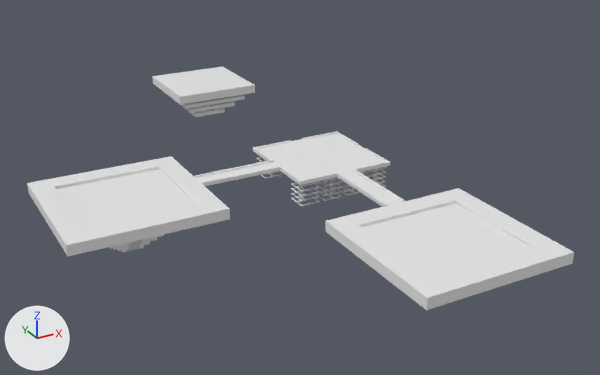
A saved change to the glTF model models/islands/islands.glb.
Both versions are drawn from a camera (50 mm lens) standing at (-77.8, -93.2, 60.7) and looking at (-4.9, 39.3, -5.6). Arrows for +X, +Y and +Z are at lower left; the lights stay in place. Where no turn or scale is listed for an object, it has been applied to the vertices.

Before the edit, the objects in view are built like this:
```python
me_cube_001 = bpy.data.meshes.new('Cube.001')
me_cube_001.from_pydata(...)  # 116 vertices, 212 faces; spans x -14.0..14.0, y -14.0..14.0, z -10.0..0.0
me_cube_001.materials.append(mat_islands)  # white #e7e7e7
me_cube_005 = bpy.data.meshes.new('Cube.005')
me_cube_005.from_pydata(...)  # 116 vertices, 212 faces; spans x -14.0..14.0, y -14.0..14.0, z -10.0..0.0
me_cube_005.materials.append(mat_islands)  # white #e7e7e7
me_plane_002 = bpy.data.meshes.new('Plane.002')
me_plane_002.from_pydata(...)  # 5480 vertices, 11180 faces; spans x -4.5..14.5, y -4.5..14.6, z -4.1..0.1
me_plane_002.materials.append(mat_meta_puzzle)  # white #e7e7e7
ob_island_1 = bpy.data.objects.new('Island 1', me_cube_001)
ob_island_1.location = (0.0, 0.0, 0.0)
ob_island_2 = bpy.data.objects.new('Island 2', me_cube_005)
ob_island_2.location = (-40.0, 40.0, 0.0)
ob_under_shape = bpy.data.objects.new('Under Shape', me_plane_002)
ob_under_shape.location = (-5.0, 35.0, -1.0)
# also in view: 'Platform 1' at (0.0, 40.0, -0.1); 'Bridge 1' at (0.0, 22.0, -0.1); 'Bridge 2' at (-18.0, 40.0, -0.1); 'Island 3' at (0.0, 100.0, -4.0)
```
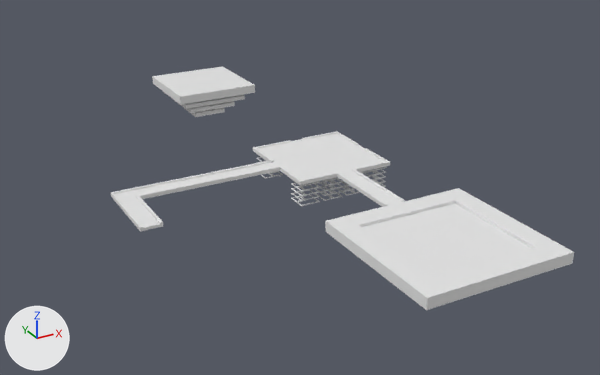
Scene script edits in JSON lines:
```json
{"op": "add", "block": "me_cube_006", "code": ["me_cube_006 = bpy.data.meshes.new('Cube.006')", "me_cube_006.from_pydata(...)  # 72 vertices, 144 faces; spans x -10.0..6.0, y -14.0..2.0, z -0.5..0.2", "me_cube_006.materials.append(mat_islands)  # white #e7e7e7"]}
{"op": "remove", "block": "ob_island_2", "code": ["ob_island_2 = bpy.data.objects.new('Island 2', me_cube_005)", "ob_island_2.location = (-40.0, 40.0, 0.0)"]}
{"op": "add", "block": "ob_bridge_3", "code": ["ob_bridge_3 = bpy.data.objects.new('Bridge 3', me_cube_006)", "ob_bridge_3.location = (-32.0, 40.0, 0.0)"]}
```

What differs and where, as boxes (x1, y1, x2, y2) in the pictures (600 x 375 px):
```json
{"object": "Island 2", "change": "deleted", "before": [27, 156, 230, 256]}
{"object": "Bridge 3", "change": "added", "after": [110, 176, 203, 231]}
```
